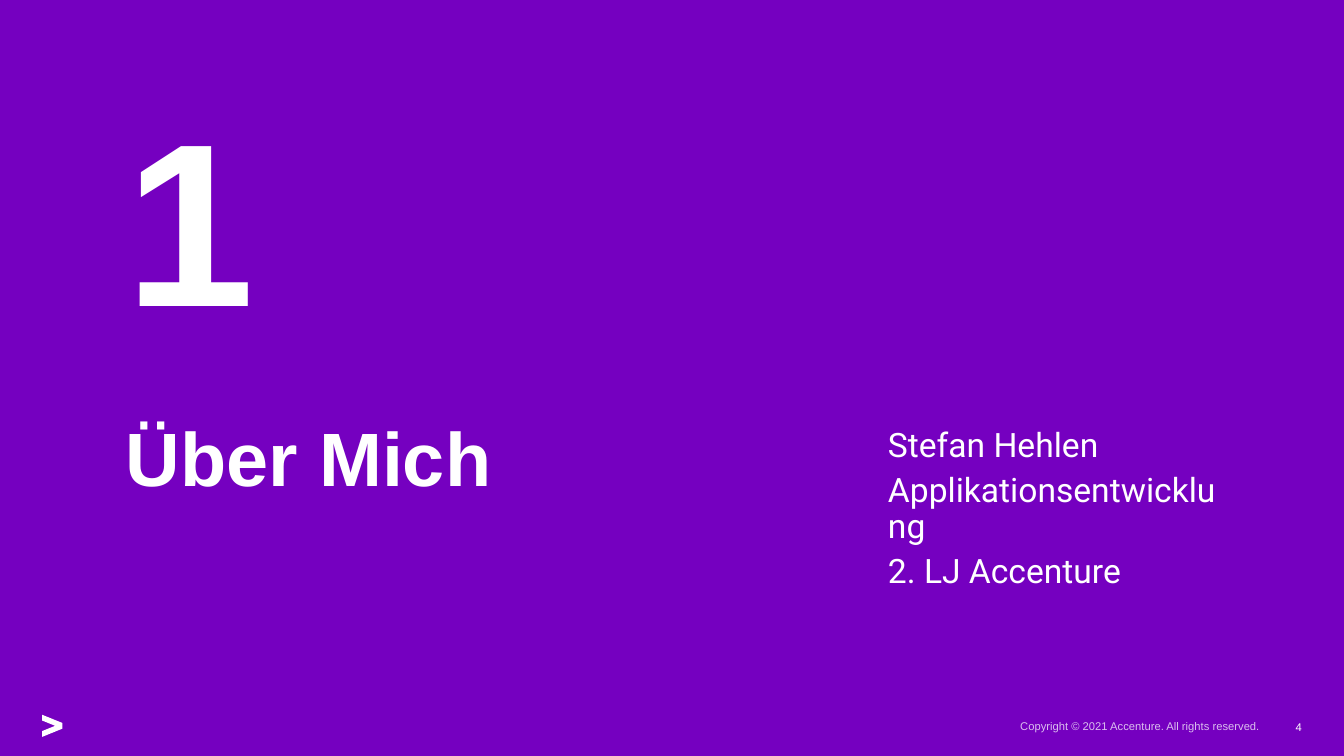
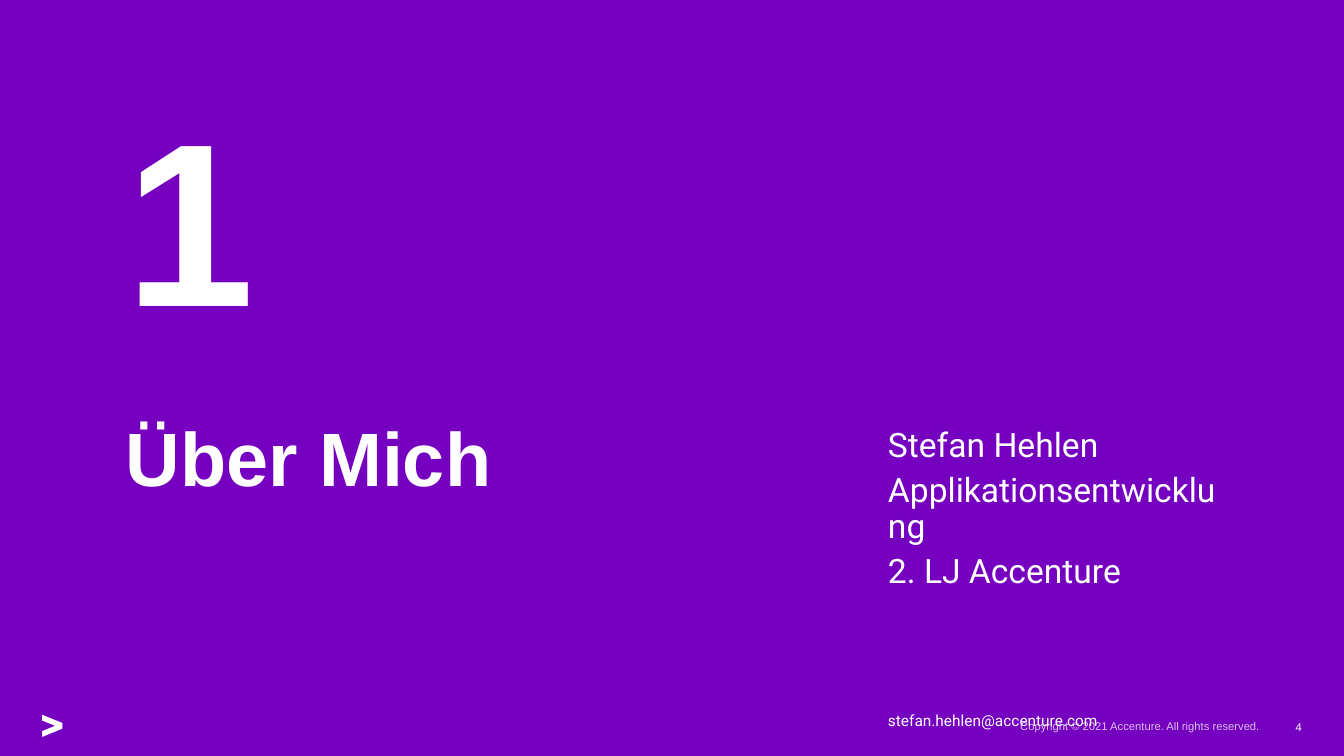
Before and after one commit to TH3Z0DIAC/EasterCamp4you_DiscordBot, a slide deck: slide 4 of easter-camp-4you.pptx. Drawn at 1344x756 pixels with LibreOffice and Linux fonts; fonts in the diff are those of the drawing; background and template pictures are left out. Boxes give left, top, right and bottom in pixels: in the first picture for what was removed or moved away, otherwise in the second. Text is boxed around its words. In the diff, an @@ line names an element or a change of style, - is before the commit and + after.

```diff
--- a/easter-camp-4you.pptx
+++ b/easter-camp-4you.pptx
@@ text at [888, 714, 1097, 731]: paragraph added @@
+stefan.hehlen@accenture.com
```
Also in this commit, not shown: 2 other slides changed.
